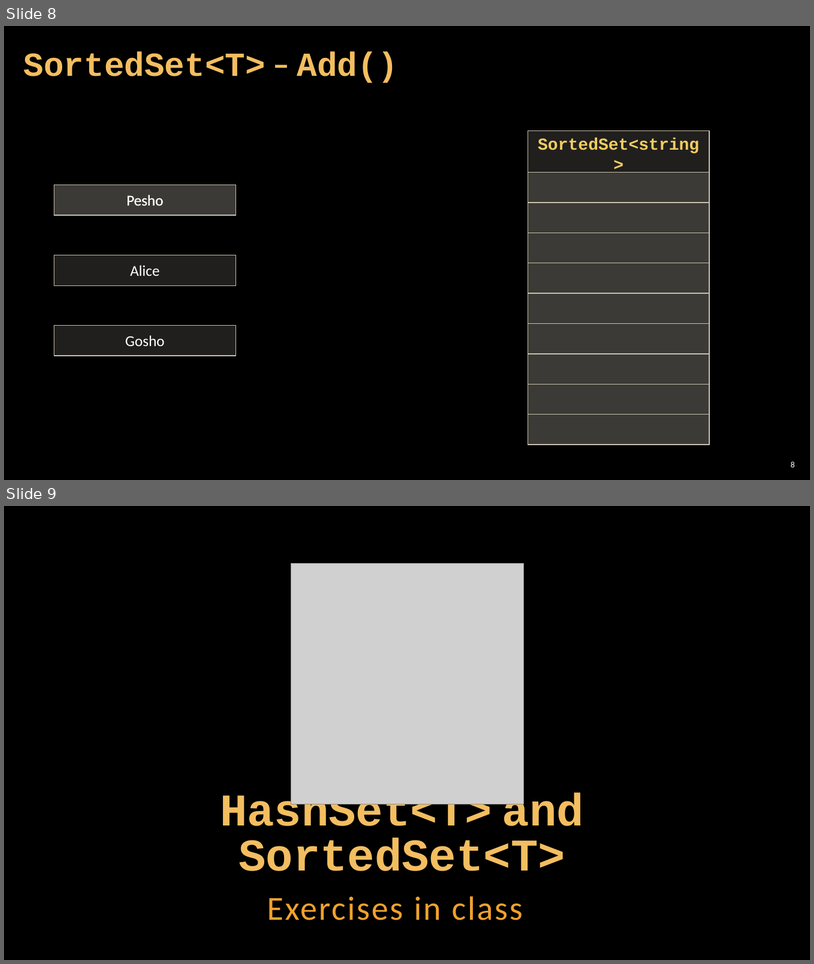
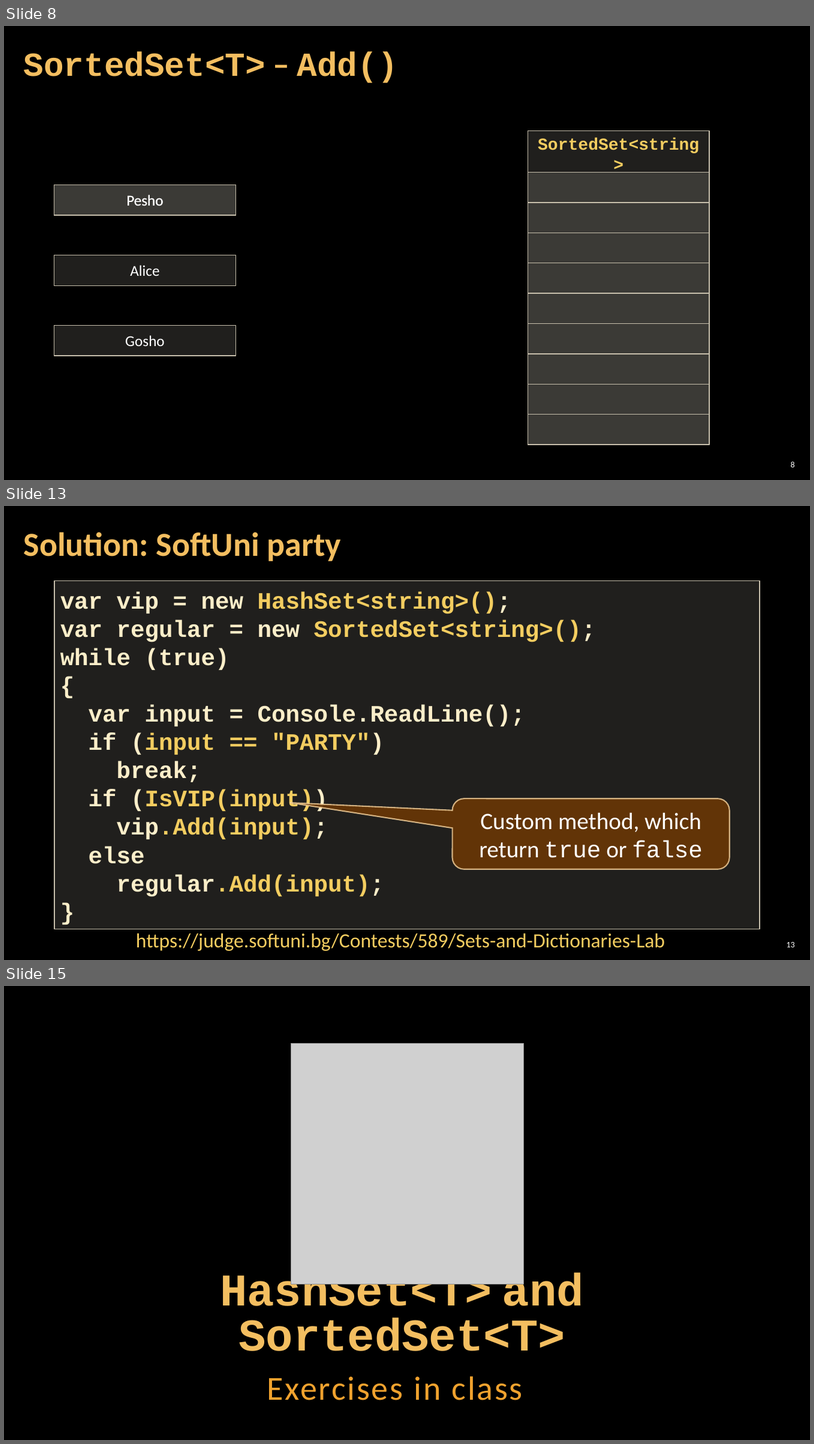
Before and after one commit to GoldenR1618/SoftUni-Exercises-and-Exams, a slide deck: 05.C#_Advanced/02.SETS_AND_DICTIONARIES/02. CSharp-Advanced-Sets-And-Dictionaries.pptx. Shown one above the other, each under a label of ours: slides 8 and 9 before the commit, slides 8, 13 and 15 after it; the slides between them are not shown. The pictures are 814x964 and 814x1444 pixels, drawn with LibreOffice and Linux fonts; fonts in the diff are those of the drawing; grey boxes stand for pictures; background and template pictures are left out. Boxes give left, top, right and bottom in pixels: in the first picture for what was removed or moved away, otherwise in the second. Text is boxed around its words. In the diff, an @@ line names an element or a change of style, - is before the commit and + after.

Commit message:
Edit CSharp-Advanced-Sets-And-Dictionaries-Lab.docx and CSharp-Advanced-Sets-And-Dictionaries.pptx

```diff
--- a/05.C#_Advanced/02.SETS_AND_DICTIONARIES/02. CSharp-Advanced-Sets-And-Dictionaries.pptx
+++ b/05.C#_Advanced/02.SETS_AND_DICTIONARIES/02. CSharp-Advanced-Sets-And-Dictionaries.pptx
@@ slide 13 added at <box>4,506,810,960</box>, background picture (left out) @@
@@ title added at <box>24,532,341,561</box>, 40 pt, text #F3BE60, bold @@
+Solution: SoftUni party
@@ rectangle added at <box>54,581,760,930</box>, fill #D9D5C7 at 15% opacity, outline #C7BFAC 1 pt, 28 pt, text #FBEEC9, bold @@
+var vip = new HashSet<string>();
+var regular = new SortedSet<string>();
+while (true)
+{
+var input = Console.ReadLine();
+if (input == "PARTY")
+break;
+if (IsVIP(input))
+vip.Add(input);
+else
+regular.Add(input);
+}
@@ rounded speech box added at <box>452,798,729,869</box>, fill #663606 at 95% opacity, outline #F8D49E 1.5 pt, 28 pt, text #FFFFFF @@
+Custom method, which return true or false
@@ text added at <box>136,933,665,951</box>, 24 pt, text #F3CD60 @@
+https://judge.softuni.bg/Contests/589/Sets-and-Dictionaries-Lab
@@ page number added at <box>787,942,795,947</box>, 10 pt, text #FFFFFF @@
+13
@@ what was slide 9 is now slide 15 @@
```
Also in this commit, not shown: 6 slides changed, 19 other slides added, 1 other file.
